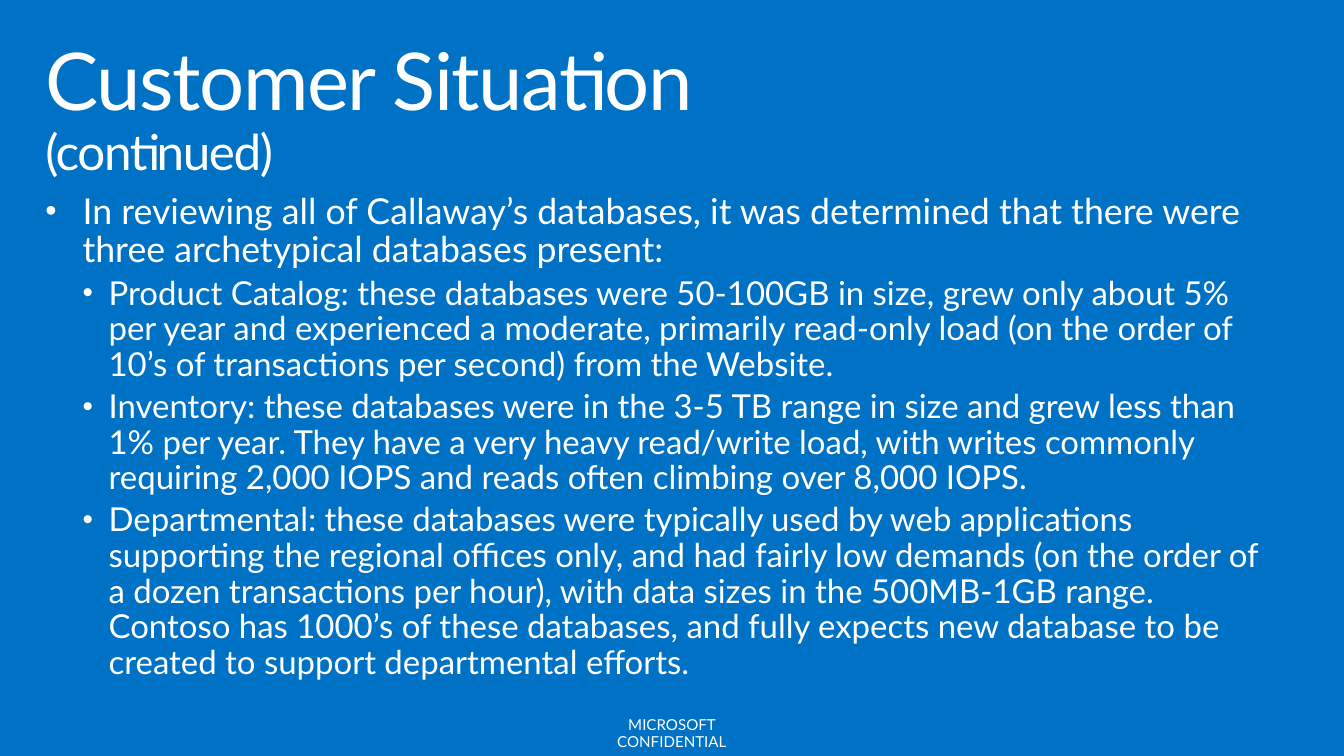
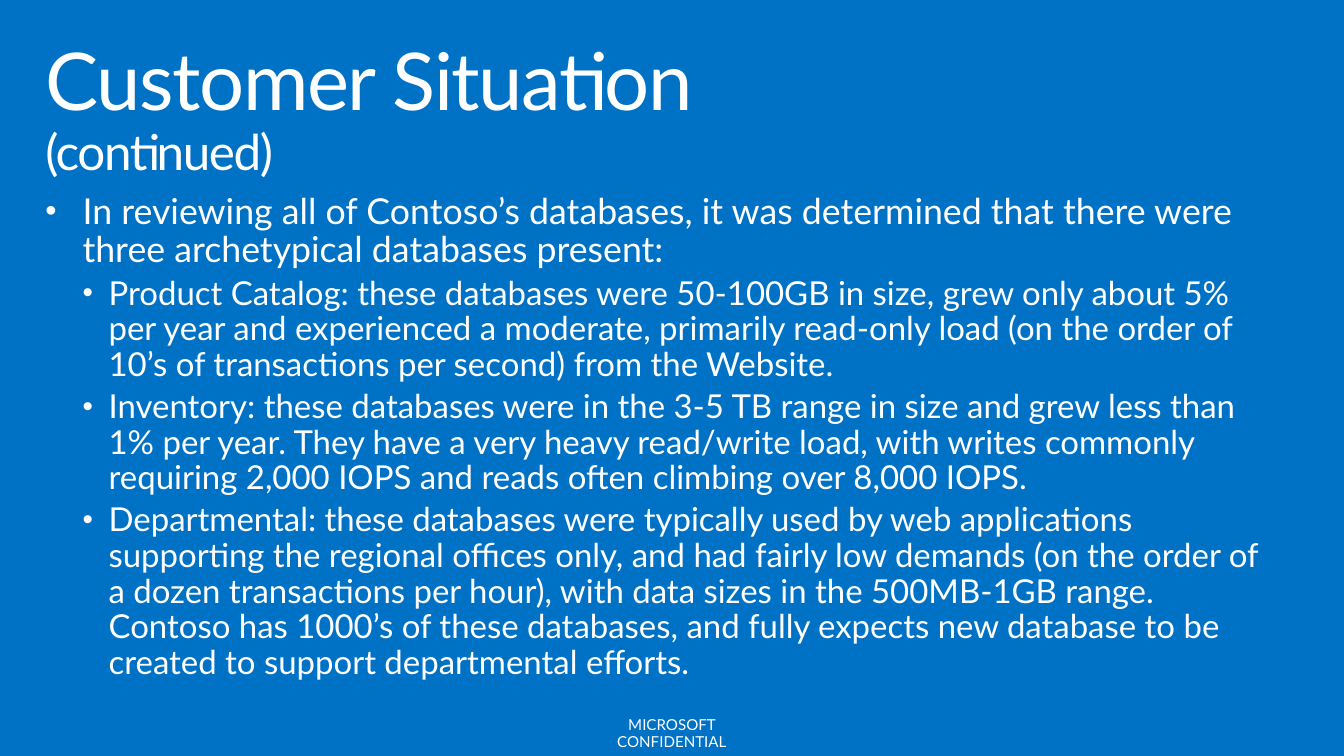
Before and after one commit to tibor19/azure-training, a slide deck: slide 6 of Web and SQL.pptx. Drawn at 1344x756 pixels with LibreOffice and Linux fonts; fonts in the diff are those of the drawing; background and template pictures are left out. Boxes give left, top, right and bottom in pixels: in the first picture for what was removed or moved away, otherwise in the second. Text is boxed around its words. In the diff, an @@ line names an element or a change of style, - is before the commit and + after.

Commit message:
Web and sql presentation@

```diff
--- a/Web and SQL.pptx
+++ b/Web and SQL.pptx
@@ text at (x1=83, y1=197, x2=1232, y2=268): text changed @@
-• In reviewing all of Callaway’s databases, it was determined that there were three archetypical databases present:
+• In reviewing all of Contoso’s databases, it was determined that there were three archetypical databases present:
```
Also in this commit, not shown: 1 other slide changed.
